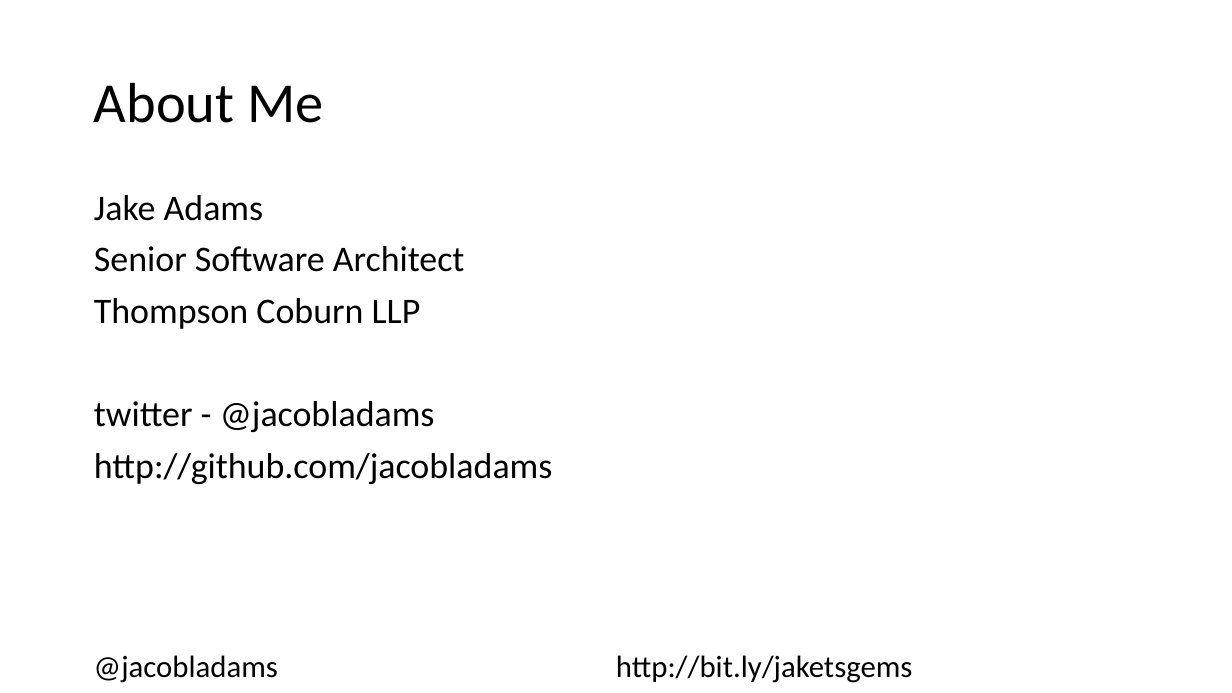
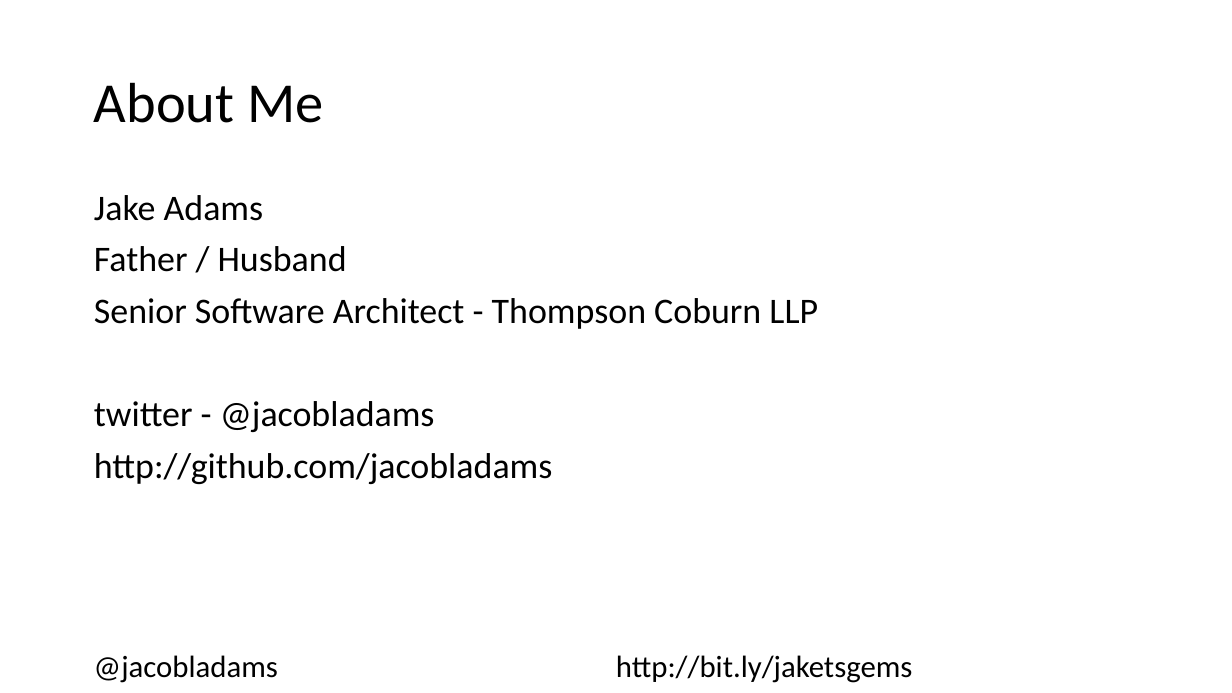
Before and after one commit to jacobladams/hidden-gems-in-typescript-presentation, a slide deck: slide 2 of Hidden Gems In TypeScript.pptx. Drawn at 1232x693 pixels with LibreOffice and Linux fonts; fonts in the diff are those of the drawing. Boxes give left, top, right and bottom in pixels: in the first picture for what was removed or moved away, otherwise in the second. Text is boxed around its words. In the diff, an @@ line names an element or a change of style, - is before the commit and + after.

Commit message:
Presentation additions and allowjs additions. Removed unused example

```diff
--- a/Hidden Gems In TypeScript.pptx
+++ b/Hidden Gems In TypeScript.pptx
@@ text at <box>94,246,818,329</box>: text changed @@
-Senior Software Architect
-Thompson Coburn LLP
+Father / Husband
+Senior Software Architect - Thompson Coburn LLP
```
Also in this commit, not shown: 6 other files.
